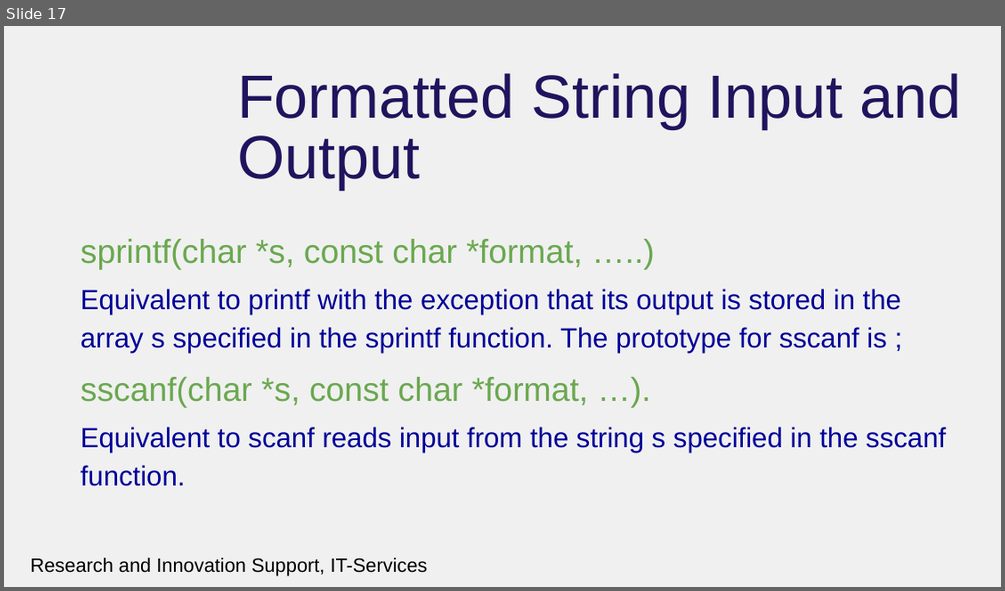
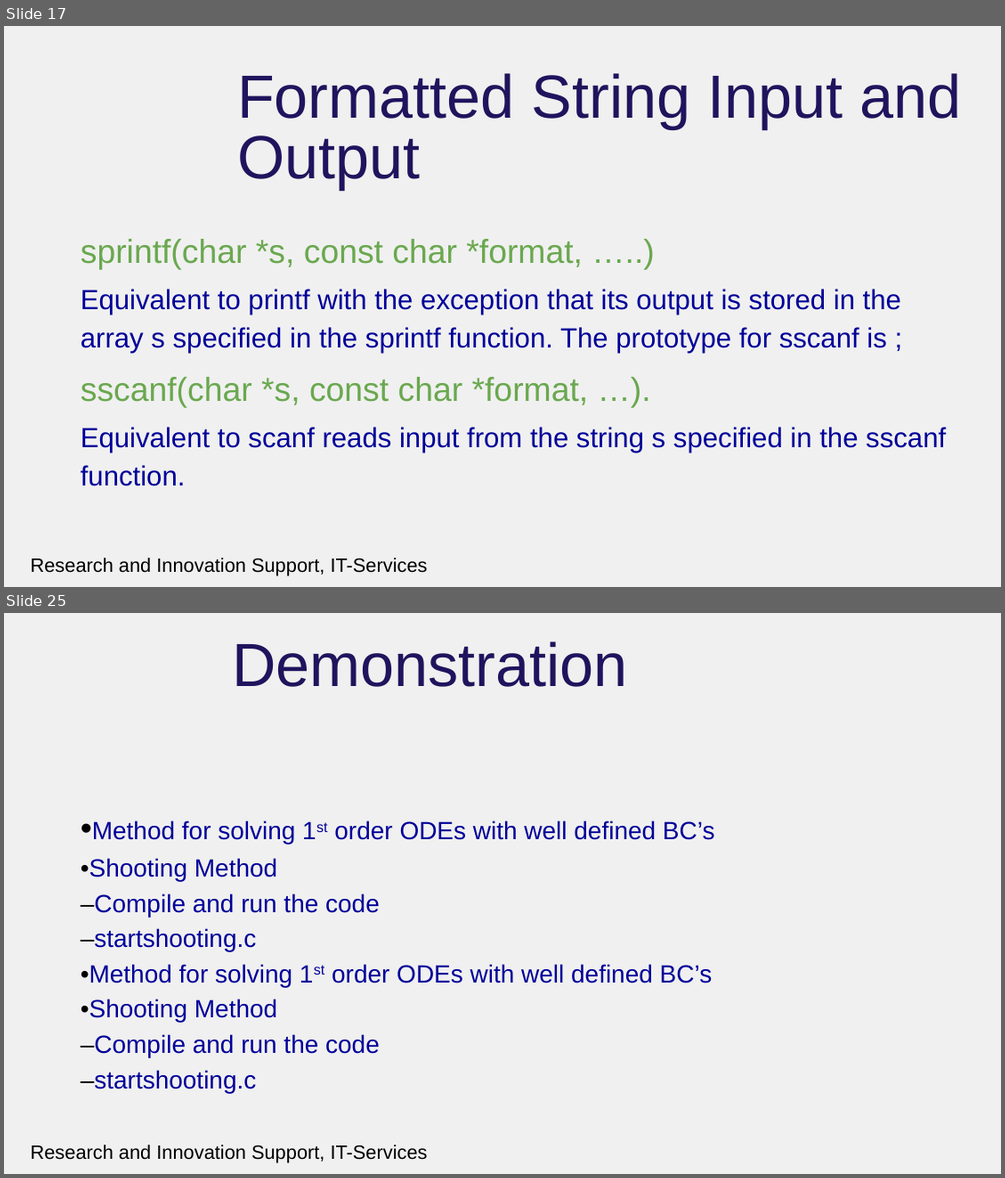
Before and after one commit to rcgsheffield/introc, a slide deck: archive/presentations/FurtherDataTypesandFileProcessing.pptx. Shown one above the other, each under a label of ours: slide 17 before the commit, slides 17 and 25 after it; the slides between them are not shown. The pictures are 1005x591 and 1005x1178 pixels, drawn with LibreOffice and Linux fonts; fonts in the diff are those of the drawing; background and template pictures are left out. Boxes give left, top, right and bottom in pixels: in the first picture for what was removed or moved away, otherwise in the second. Text is boxed around its words. In the diff, an @@ line names an element or a change of style, - is before the commit and + after.

```diff
--- a/archive/presentations/FurtherDataTypesandFileProcessing.pptx
+++ b/archive/presentations/FurtherDataTypesandFileProcessing.pptx
@@ slide 25 added at (4, 613, 1001, 1174), background #F0F0F0; not listed: 1 template element that a slide beside it also shows @@
@@ title added at (232, 641, 628, 687), 44 pt, text #1F145D @@
+Demonstration
@@ text added at (81, 820, 715, 1093), 18 pt, text #000099 @@
+•Method for solving 1st order ODEs with well defined BC’s
+•Shooting Method
+–Compile and run the code
+–startshooting.c
+•Method for solving 1st order ODEs with well defined BC’s
+•Shooting Method
+–Compile and run the code
+–startshooting.c
```
Also in this commit, not shown: 10 other slides added, 7 other files.
